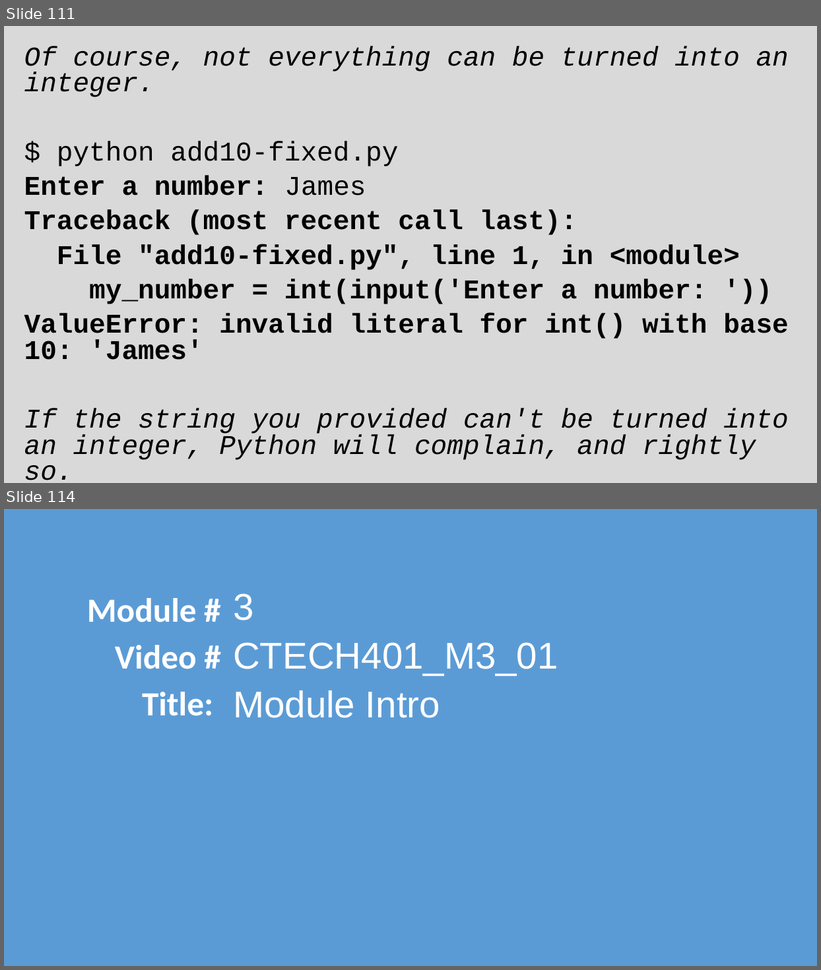
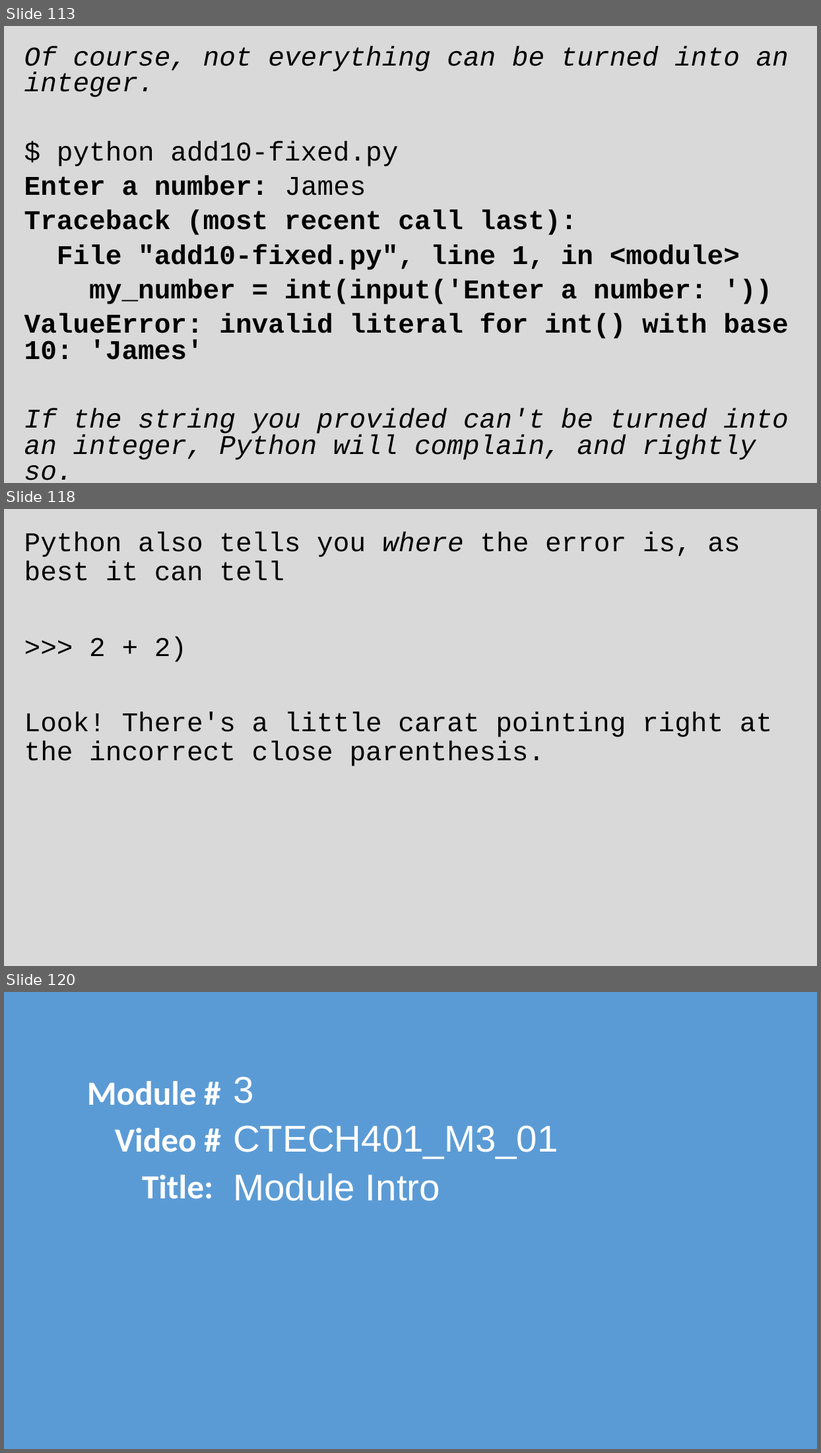
Before and after one commit to grimmelm/ctech404, a slide deck: ctech401/CTECH401_Combined-Slides.pptx. Shown one above the other, each under a label of ours: slides 111 and 114 before the commit, slides 113, 118 and 120 after it; the slides between them are not shown. The pictures are 821x970 and 821x1453 pixels, drawn with LibreOffice and Linux fonts; fonts in the diff are those of the drawing. Boxes give left, top, right and bottom in pixels: in the first picture for what was removed or moved away, otherwise in the second. Text is boxed around its words. In the diff, an @@ line names an element or a change of style, - is before the commit and + after.

Commit message:
CTECH 401 Added video on error messages, other tweaks.

```diff
--- a/ctech401/CTECH401_Combined-Slides.pptx
+++ b/ctech401/CTECH401_Combined-Slides.pptx
@@ slide 118 added at <box>4,509,817,966</box>, background #D9D9D9 @@
@@ text added at <box>24,531,772,766</box>, 32 pt, text #000000 @@
+Python also tells you where the error is, as best it can tell
+>>> 2 + 2)
+Look! There's a little carat pointing right at the incorrect close parenthesis.
@@ what was slide 111 is now slide 113 @@
@@ what was slide 114 is now slide 120 @@
```
Also in this commit, not shown: 5 slides changed, 5 other slides added.
